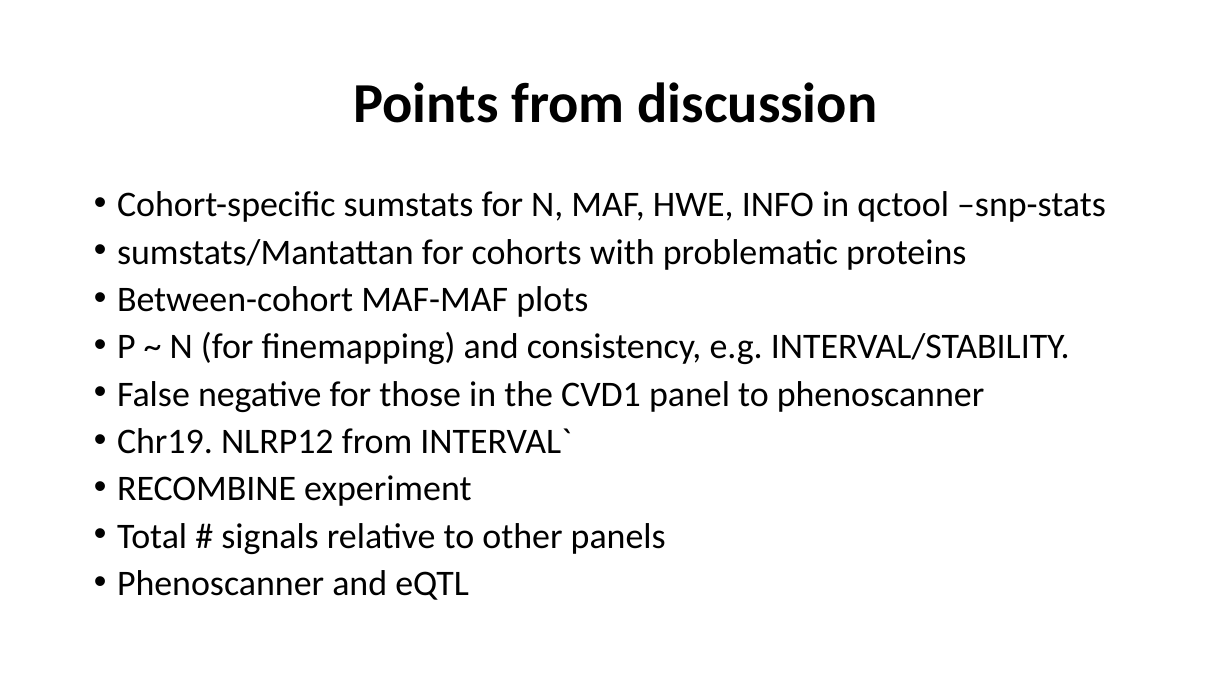
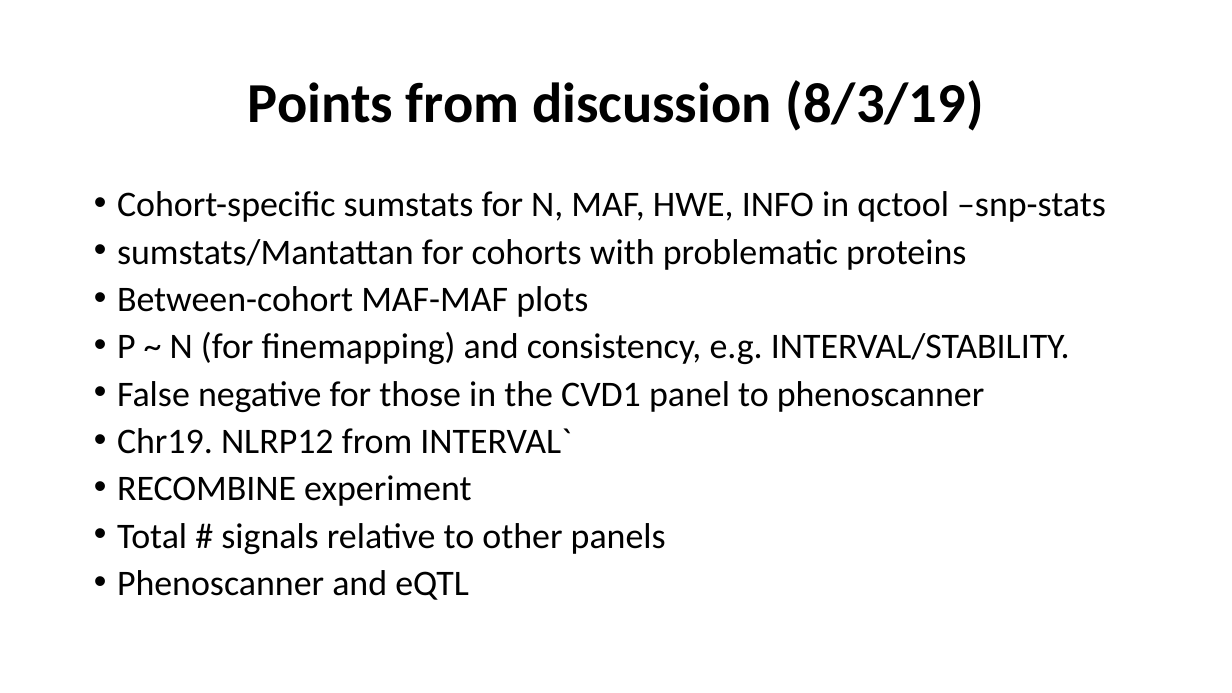
Before and after one commit to jinghuazhao/INF, a slide deck: slide 18 of doc/SCALLOP_INF1-120419.pptx (slide 15 before the commit). Drawn at 1232x693 pixels with LibreOffice and Linux fonts; fonts in the diff are those of the drawing. Boxes give left, top, right and bottom in pixels: in the first picture for what was removed or moved away, otherwise in the second. Text is boxed around its words. In the diff, an @@ line names an element or a change of style, - is before the commit and + after.

```diff
--- a/doc/SCALLOP_INF1-120419.pptx
+++ b/doc/SCALLOP_INF1-120419.pptx
@@ title at box(248, 80, 984, 131): text changed @@
-Points from discussion
+Points from discussion (8/3/19)
```
Also in this commit, not shown: 6 other slides changed, 5 slides added, 2 slides removed.
